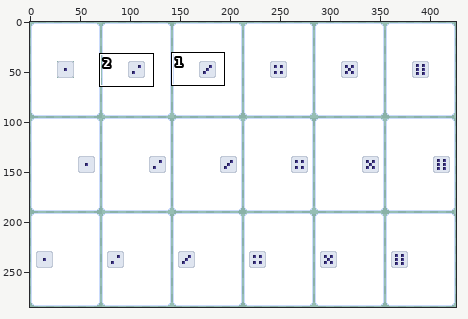
One commit to this pixel-art file: assets/asperite/dice_on_cards.aseprite. The picture above shows the old version from afar; the outline marks the close-up.
Close-up. Before:
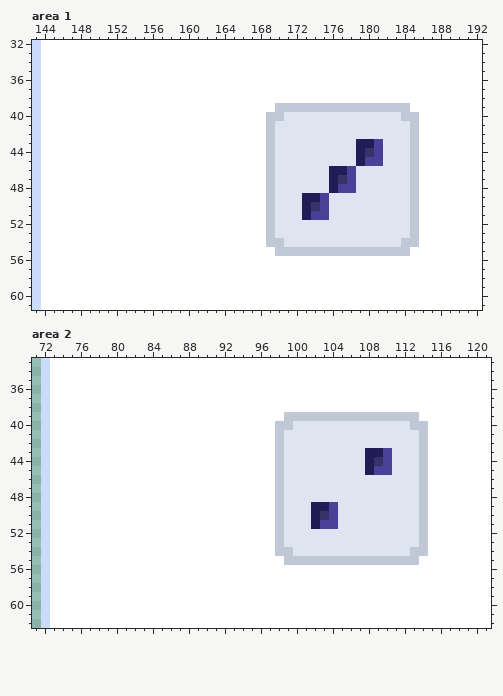
426x285 pixels, 1 frame. Shown: area 1: x 143..192, y 32..61; area 2: x 71..121, y 33..62. The commit also changed other parts of the picture, which this record leaves out.
And afterwards:
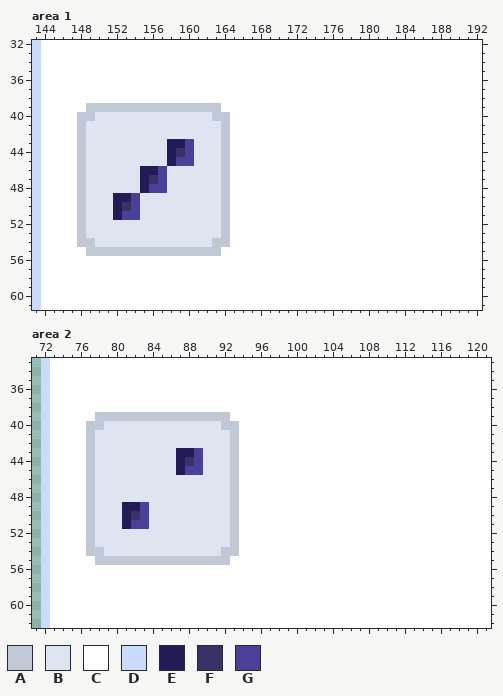
Palette (. is transparent): A #c0c8d6  B #dfe5f0  C #ffffff  D #cbdbfc  E #211c56  F #383268  G #4b4097
The edit:
Area 1, layer "Flattened":
y 39: x 149..163 CCCCCCCCCCCCCCC -> AAAAAAAAAAAAAAA; x 170..184 AAAAAAAAAAAAAAA -> CCCCCCCCCCCCCCC
y 40: x 148..164 CCCCCCCCCCCCCCCCC -> AABBBBBBBBBBBBBAA; x 169..185 AABBBBBBBBBBBBBAA -> CCCCCCCCCCCCCCCCC
y 41..42: x 148..164 CCCCCCCCCCCCCCCCC -> ABBBBBBBBBBBBBBBA; x 169..185 ABBBBBBBBBBBBBBBA -> CCCCCCCCCCCCCCCCC
y 43: x 148..164 CCCCCCCCCCCCCCCCC -> ABBBBBBBBBEEGBBBA; x 169..185 ABBBBBBBBBEEGBBBA -> CCCCCCCCCCCCCCCCC
y 44: x 148..164 CCCCCCCCCCCCCCCCC -> ABBBBBBBBBEFGBBBA; x 169..185 ABBBBBBBBBEFGBBBA -> CCCCCCCCCCCCCCCCC
y 45: x 148..164 CCCCCCCCCCCCCCCCC -> ABBBBBBBBBEGGBBBA; x 169..185 ABBBBBBBBBEGGBBBA -> CCCCCCCCCCCCCCCCC
y 46: x 148..164 CCCCCCCCCCCCCCCCC -> ABBBBBBEEGBBBBBBA; x 169..185 ABBBBBBEEGBBBBBBA -> CCCCCCCCCCCCCCCCC
y 47: x 148..164 CCCCCCCCCCCCCCCCC -> ABBBBBBEFGBBBBBBA; x 169..185 ABBBBBBEFGBBBBBBA -> CCCCCCCCCCCCCCCCC
y 48: x 148..164 CCCCCCCCCCCCCCCCC -> ABBBBBBEGGBBBBBBA; x 169..185 ABBBBBBEGGBBBBBBA -> CCCCCCCCCCCCCCCCC
y 49: x 148..164 CCCCCCCCCCCCCCCCC -> ABBBEEGBBBBBBBBBA; x 169..185 ABBBEEGBBBBBBBBBA -> CCCCCCCCCCCCCCCCC
y 50: x 148..164 CCCCCCCCCCCCCCCCC -> ABBBEFGBBBBBBBBBA; x 169..185 ABBBEFGBBBBBBBBBA -> CCCCCCCCCCCCCCCCC
y 51: x 148..164 CCCCCCCCCCCCCCCCC -> ABBBEGGBBBBBBBBBA; x 169..185 ABBBEGGBBBBBBBBBA -> CCCCCCCCCCCCCCCCC
y 52..53: x 148..164 CCCCCCCCCCCCCCCCC -> ABBBBBBBBBBBBBBBA; x 169..185 ABBBBBBBBBBBBBBBA -> CCCCCCCCCCCCCCCCC
y 54: x 148..164 CCCCCCCCCCCCCCCCC -> AABBBBBBBBBBBBBAA; x 169..185 AABBBBBBBBBBBBBAA -> CCCCCCCCCCCCCCCCC
y 55: x 149..163 CCCCCCCCCCCCCCC -> AAAAAAAAAAAAAAA; x 170..184 AAAAAAAAAAAAAAA -> CCCCCCCCCCCCCCC
Area 2, layer "Flattened":
y 39: x 78..92 CCCCCCCCCCCCCCC -> AAAAAAAAAAAAAAA; x 99..113 AAAAAAAAAAAAAAA -> CCCCCCCCCCCCCCC
y 40: x 77..93 CCCCCCCCCCCCCCCCC -> AABBBBBBBBBBBBBAA; x 98..114 AABBBBBBBBBBBBBAA -> CCCCCCCCCCCCCCCCC
y 41..42: x 77..93 CCCCCCCCCCCCCCCCC -> ABBBBBBBBBBBBBBBA; x 98..114 ABBBBBBBBBBBBBBBA -> CCCCCCCCCCCCCCCCC
y 43: x 77..93 CCCCCCCCCCCCCCCCC -> ABBBBBBBBBEEGBBBA; x 98..114 ABBBBBBBBBEEGBBBA -> CCCCCCCCCCCCCCCCC
y 44: x 77..93 CCCCCCCCCCCCCCCCC -> ABBBBBBBBBEFGBBBA; x 98..114 ABBBBBBBBBEFGBBBA -> CCCCCCCCCCCCCCCCC
y 45: x 77..93 CCCCCCCCCCCCCCCCC -> ABBBBBBBBBEGGBBBA; x 98..114 ABBBBBBBBBEGGBBBA -> CCCCCCCCCCCCCCCCC
y 46..48: x 77..93 CCCCCCCCCCCCCCCCC -> ABBBBBBBBBBBBBBBA; x 98..114 ABBBBBBBBBBBBBBBA -> CCCCCCCCCCCCCCCCC
y 49: x 77..93 CCCCCCCCCCCCCCCCC -> ABBBEEGBBBBBBBBBA; x 98..114 ABBBEEGBBBBBBBBBA -> CCCCCCCCCCCCCCCCC
y 50: x 77..93 CCCCCCCCCCCCCCCCC -> ABBBEFGBBBBBBBBBA; x 98..114 ABBBEFGBBBBBBBBBA -> CCCCCCCCCCCCCCCCC
y 51: x 77..93 CCCCCCCCCCCCCCCCC -> ABBBEGGBBBBBBBBBA; x 98..114 ABBBEGGBBBBBBBBBA -> CCCCCCCCCCCCCCCCC
y 52..53: x 77..93 CCCCCCCCCCCCCCCCC -> ABBBBBBBBBBBBBBBA; x 98..114 ABBBBBBBBBBBBBBBA -> CCCCCCCCCCCCCCCCC
y 54: x 77..93 CCCCCCCCCCCCCCCCC -> AABBBBBBBBBBBBBAA; x 98..114 AABBBBBBBBBBBBBAA -> CCCCCCCCCCCCCCCCC
y 55: x 78..92 CCCCCCCCCCCCCCC -> AAAAAAAAAAAAAAA; x 99..113 AAAAAAAAAAAAAAA -> CCCCCCCCCCCCCCC
Where, in picture pixels (left, top, right, bottom), the same in both close-ups:
changed: (77, 103, 419, 256)
changed: (86, 412, 239, 565)
changed: (275, 412, 428, 565)
